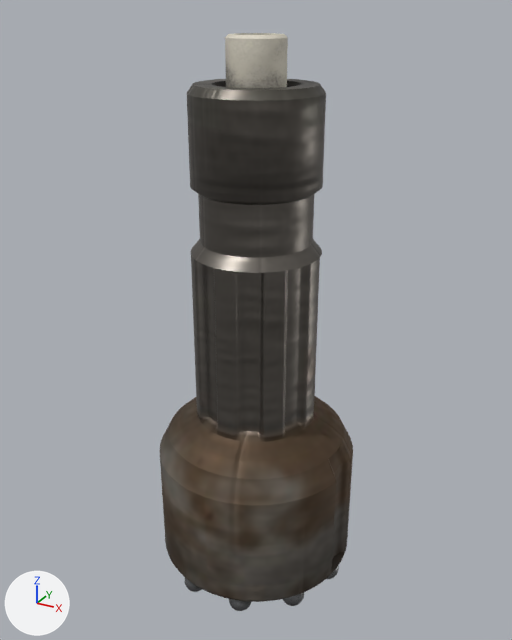
Renders of the glTF model public/equipment/train-forage-ith/unreal/SM_Bit_4_1_2po.glb from each side of a commit.
Camera for both pictures: a 50 mm camera at (0.172, -0.314, 0.321) aimed at (-0.002, 0.003, 0.163). The axes (+X, +Y, +Z) are drawn at lower left. The lights are the same throughout. The picture after the commit comes second. Vertices at exactly the same position are counted once.

Objects in the first picture: 'Bit_4_1_2po', 'Bit_4_1_2po_TubeDePied' and 1 more.
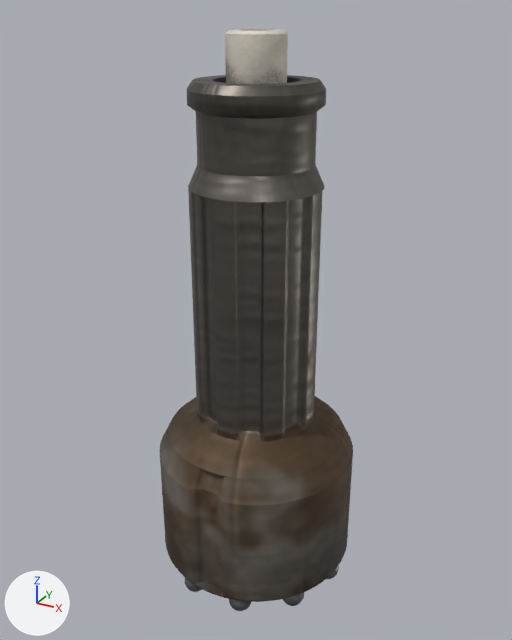
Diff of the bpy script that builds the scene:
```diff
--- a/public/equipment/train-forage-ith/unreal/SM_Bit_4_1_2po.glb.py
+++ b/public/equipment/train-forage-ith/unreal/SM_Bit_4_1_2po.glb.py
@@ me_sm_bit_4_1_2po @@
 # used by ob_bit_4_1_2po; location = (0.0, 0.0, 0.0)
-me_sm_bit_4_1_2po.from_pydata(...)  # 1822 vertices, 3608 faces; spans x -0.057..0.057, y -0.057..0.057, z 0.004..0.288
+me_sm_bit_4_1_2po.from_pydata(...)  # 1824 vertices, 3608 faces; spans x -0.057..0.057, y -0.057..0.057, z 0.004..0.29
+# me_sm_bit_4_1_2po part 1: 832 vertices moved from x -0.034..0.034, y -0.034..0.034, z 0.204..0.288 to x -0.034..0.034, y -0.034..0.034, z 0.239..0.29
+# me_sm_bit_4_1_2po part 2: 41 vertices removed from x -0.053..0.053, y -0.057..0.057, z 0.019..0.096; 43 vertices added at x -0.057..0.057, y -0.053..0.053, z 0.019..0.096
+# me_sm_bit_4_1_2po part 3: 1072 kept faces spanning x -0.034..0.034, y -0.034..0.034, z 0.112..0.286 get new texture (UV) coordinates
 me_sm_bit_4_1_2po.materials.append(mat_m_bit_4_1_2po)
```

What differs and where, as boxes (x1, y1, x2, y2) in the pictures (512 x 640 px; the box of a moved part takes in the faces that stretch with it):
'Bit_4_1_2po', reshaped: before (160, 79, 353, 602); after (160, 75, 353, 602)
part 1 of me_sm_bit_4_1_2po, moved or reshaped: before (187, 79, 326, 101); after (187, 75, 326, 96)
part 2 of me_sm_bit_4_1_2po, moved or reshaped: before (188, 442, 351, 595); after (188, 442, 351, 597)
part 3 of me_sm_bit_4_1_2po, surface changed: (187, 94, 326, 434) in both
